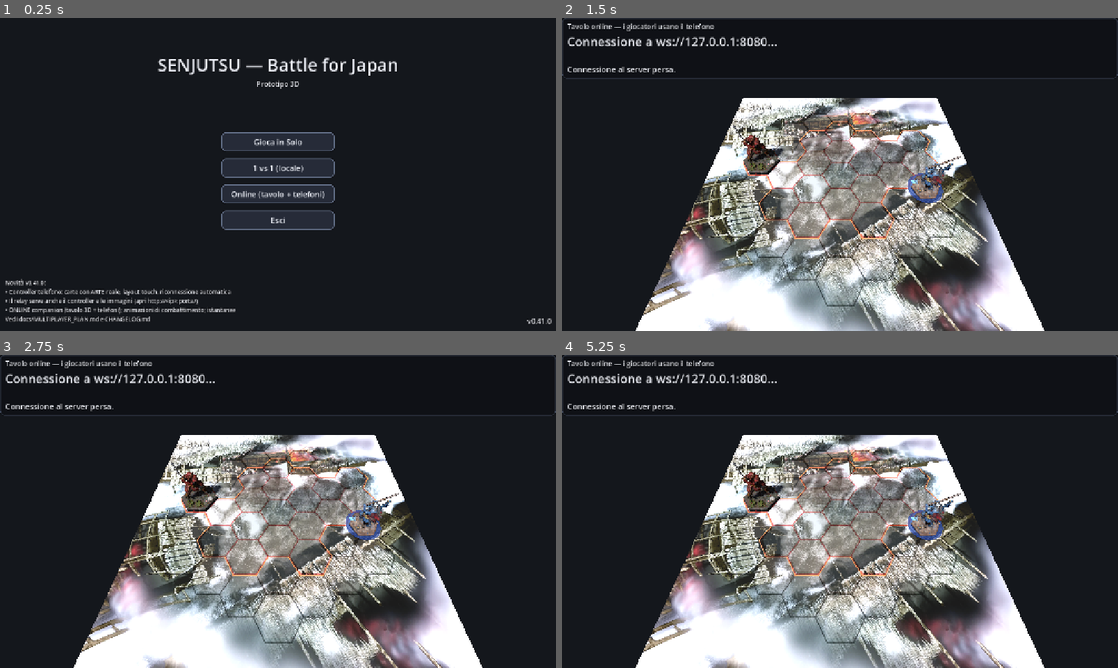
Above: before the commit, frames 1-4 (two rows, left to right).
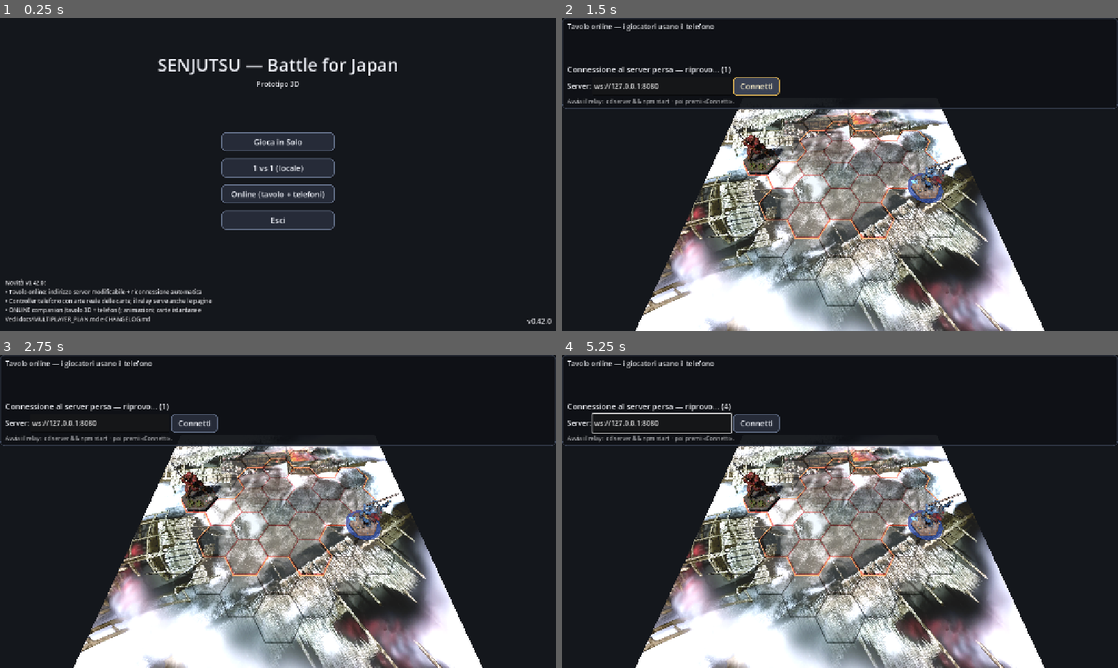
Above: after the commit, the same moments.

Repository: Tannoiser2/Sunjuntsu
Game: Godot game, scene res://scenes/Menu.tscn
Two runs of this game, one before a commit and one after it. Both use one fixed random seed, a clock stepped at 60 frames per second and the inputs below.
Inputs (mouse positions are in pixels of both pictures, inside the frame that each line leads up to):
- Up to frame 1 (0.25 s): no input
- Up to frame 2 (1.5 s): click "Online (tavolo + telefoni)" at 0.5 s; click (756, 86) at 1.25 s, where only the run after the commit has a clickable "Connetti"
- Up to frame 3 (2.75 s): tap Enter at 2 s; move the mouse to (400, 495) at 2.02 s; hold Right from 2.03 s (still down); tap Q at 2.1 s; click (400, 495) at 2.17 s; tap Space at 2.27 s
- Up to frame 4 (5.25 s): release Right at 2.75 s; tap Space at 2.75, 4.25 s; drag from (728, 527) to (812, 574) at 2.77 s; tap Enter at 3.5, 3.6, 5 s; move the mouse to (895, 442) at 3.52 s; hold Right 3.53-4.25 s; drag from (812, 574) to (673, 464) at 4.27 s; move the mouse to (1006, 558) at 5.02 s; hold Left from 5.03 s (still down); tap R at 5.1 s

The runs differ from the first frame. In frame 1, 0.9% of the frame differs, in the area x 1-98%, y 84-98%; in frame 2, 3.6%; in frame 3, 3.5%; in frame 4, 3.7%, in the area x 0-100%, y 6-30%.

Commit message:
Tavolo online: indirizzo relay configurabile + riconnessione automatica
- TableOnline: campo "Server" modificabile + pulsante Connetti; auto-retry con
  backoff su connessione persa/assente; ricorda l'URL (user://net.cfg);
  in riconnessione ricrea la STESSA stanza (stesso codice → i telefoni restano
  collegati). Messaggi d'aiuto chiari (avvia il relay; su HTTPS serve wss://;
  URL http://…/ da aprire sul telefono).
- WebSocketChannel: reopen() con peer pulito per riconnettere senza ri-cablare host.
- Bump 0.42.0; CHANGELOG e Menu aggiornati.
- Verifica: TableOnline carica e ritenta senza crash; loopback + E2E WebSocket verdi.

Co-Authored-By: Claude Opus 4.8 <noreply@anthropic.com>
Claude-Session: https://claude.ai/code/session_01Pn2piErvac8EuvNU8t5qNM

Diff:
--- a/godot/net/WebSocketChannel.gd
+++ b/godot/net/WebSocketChannel.gd
@@ -20,12 +20,28 @@
 var _opened := false
 var _initial: Dictionary = {}
 var _pending: Array = []
+var _url: String = ""
 
 
 ## Apre la connessione al relay e invia l'azione iniziale (create/join) appena pronto.
 func open(url: String, initial: Dictionary) -> void:
+	_url = url
 	_initial = initial
-	var err := _ws.connect_to_url(url)
+	_do_connect()
+
+
+## Riapre la connessione (riconnessione), opzionalmente con una nuova azione iniziale
+## (es. ricreare la STESSA stanza con {"t":"create","code":...}).
+func reopen(initial: Dictionary = {}) -> void:
+	if not initial.is_empty():
+		_initial = initial
+	_do_connect()
+
+
+func _do_connect() -> void:
+	_opened = false
+	_ws = WebSocketPeer.new()   # peer pulito a ogni tentativo
+	var err := _ws.connect_to_url(_url)
 	if err != OK:
 		push_warning("[WebSocketChannel] connect_to_url errore %d" % err)
 	set_process(true)
--- a/godot/project.godot
+++ b/godot/project.godot
@@ -12,7 +12,7 @@
 
 config/name="Senjutsu: Battle for Japan"
 config/description="Reimplementazione digitale 3D di Senjutsu (Lucky Duck Games) — uso personale. Pedine 3D su mappa esagonale, modalità solo e 1v1."
-config/version="0.41.0"
+config/version="0.42.0"
 run/main_scene="res://scenes/Menu.tscn"
 config/features=PackedStringArray("4.6", "Forward Plus")
 config/icon="res://icon.svg"
--- a/godot/scenes/Menu.gd
+++ b/godot/scenes/Menu.gd
@@ -10,7 +10,7 @@
 
 	var version: String = str(ProjectSettings.get_setting("application/config/version", "?"))
 	$Version.text = "v%s" % version
-	$Changes.text = "Novità v%s:\n• Controller telefono: carte con ARTE reale, layout touch, riconnessione automatica\n• Il relay serve anche il controller e le immagini (apri http://<ip>:porta/)\n• ONLINE companion (tavolo 3D + telefoni); animazioni di combattimento; istantanee\nVedi docs/MULTIPLAYER_PLAN.md e CHANGELOG.md" % version
+	$Changes.text = "Novità v%s:\n• Tavolo online: indirizzo server modificabile + riconnessione automatica\n• Controller telefono con arte reale delle carte; il relay serve anche le pagine\n• ONLINE companion (tavolo 3D + telefoni); animazioni; carte istantanee\nVedi docs/MULTIPLAYER_PLAN.md e CHANGELOG.md" % version
 
 
 func _on_solo() -> void:
--- a/godot/scenes/TableOnline.gd
+++ b/godot/scenes/TableOnline.gd
@@ -30,10 +30,19 @@
 var _code_lbl: Label
 var _status_lbl: Label
 var _players_lbl: Label
+var _help_lbl: Label
+var _url_edit: LineEdit
+var _connect_btn: Button
+var _room_code: String = ""
+var _attempts: int = 0
+var _finished := false
+
+const NET_CFG := "user://net.cfg"
 
 
 func _ready() -> void:
 	_visuals = DisplayServer.get_name() != "headless"
+	_load_ws_url()
 	state = GameState.new()
 	state.map_radius = map_radius
 	_build_world()
@@ -43,6 +52,20 @@
 	_start_online()
 
 
+## Carica l'ultimo indirizzo relay usato (così non lo ridigiti ogni volta).
+func _load_ws_url() -> void:
+	var cfg := ConfigFile.new()
+	if cfg.load(NET_CFG) == OK:
+		Domain.ws_url = str(cfg.get_value("net", "ws_url", Domain.ws_url))
+
+
+func _save_ws_url(url: String) -> void:
+	var cfg := ConfigFile.new()
+	cfg.load(NET_CFG)
+	cfg.set_value("net", "ws_url", url)
+	cfg.save(NET_CFG)
+
+
 func _start_online() -> void:
 	channel = WebSocketChannel.new()
 	add_child(channel)
@@ -50,16 +73,63 @@
 	host.protocol.public_event.connect(_on_public)
 	host.protocol.duel.combat_event.connect(_on_combat)
 	channel.created.connect(func(code):
+		_room_code = code
+		_attempts = 0
 		_code_lbl.text = "Codice stanza:  %s" % code
-		_status_lbl.text = "In attesa dei due giocatori…")
+		_status_lbl.text = "Connesso. In attesa dei due giocatori…"
+		_help_lbl.text = "Sul telefono apri  %s/  e inserisci il codice." % _http_hint())
 	channel.peer.connect(_on_peer)
-	channel.closed.connect(func(): _status_lbl.text = "Connessione al server persa.")
+	channel.closed.connect(_on_channel_closed)
 	host.protocol.finished.connect(func(w):
+		_finished = true
 		var who := "Pareggio" if w < 0 else "%s vince!" % state.fighters[w].character
 		_status_lbl.text = "⚔ Duello terminato — %s" % who)
+	_connect(false)
+
+
+## (Ri)connette al relay all'URL corrente. In riconnessione ricrea la STESSA stanza.
+func _connect(reconnect: bool) -> void:
 	var url: String = Domain.ws_url
-	_code_lbl.text = "Connessione a %s…" % url
-	channel.open(url, {"t": "create"})
+	var initial := {"t": "create"}
+	if _room_code != "":
+		initial["code"] = _room_code   # mantiene lo stesso codice per i telefoni
+	_status_lbl.text = "Connessione a %s…" % url
+	if reconnect:
+		channel.reopen(initial)
+	else:
+		channel.open(url, initial)
+
+
+func _on_channel_closed() -> void:
+	if _finished:
+		return
+	_attempts += 1
+	var delay: float = minf(1.0 * _attempts, 5.0)
+	_status_lbl.text = "Connessione al server persa — riprovo… (%d)" % _attempts
+	_help_lbl.text = "Avvia il relay:  cd server && npm start  · poi premi «Connetti»." \
+		+ ("\n(Su web in HTTPS serve un relay wss://, non ws://)" if OS.has_feature("web") else "")
+	var t := get_tree().create_timer(delay)
+	t.timeout.connect(func():
+		if is_instance_valid(self) and not _finished:
+			_connect(true))
+
+
+## Suggerimento HTTP per il telefono (stesso host del WebSocket).
+func _http_hint() -> String:
+	var u: String = Domain.ws_url
+	u = u.replace("wss://", "https://").replace("ws://", "http://")
+	return u
+
+
+## Premuto «Connetti»: usa l'URL digitato, lo salva e (ri)connette.
+func _on_connect_pressed() -> void:
+	var url := _url_edit.text.strip_edges()
+	if url == "":
+		return
+	Domain.ws_url = url
+	_save_ws_url(url)
+	_attempts = 0
+	_connect(true)
 
 
 func _on_peer(event: String, seat: int) -> void:
@@ -294,6 +364,24 @@
 	_status_lbl = Label.new()
 	_status_lbl.add_theme_font_size_override("font_size", 18)
 	vb.add_child(_status_lbl)
+	# Riga connessione: indirizzo del relay modificabile + «Connetti».
+	var row := HBoxContainer.new()
+	vb.add_child(row)
+	var lab := Label.new(); lab.text = "Server:"
+	row.add_child(lab)
+	_url_edit = LineEdit.new()
+	_url_edit.text = Domain.ws_url
+	_url_edit.custom_minimum_size = Vector2(320, 0)
+	_url_edit.tooltip_text = "Es. ws://192.168.1.10:8080 (IP del PC con il relay)"
+	row.add_child(_url_edit)
+	_connect_btn = Button.new()
+	_connect_btn.text = "Connetti"
+	_connect_btn.pressed.connect(_on_connect_pressed)
+	row.add_child(_connect_btn)
+	_help_lbl = Label.new()
+	_help_lbl.add_theme_font_size_override("font_size", 13)
+	_help_lbl.modulate = Color(1, 1, 1, 0.75)
+	vb.add_child(_help_lbl)
 
 
 # ─── Camera orbitale ─────────────────────────────────────────────────────────
Not shown, changed: CHANGELOG.md
